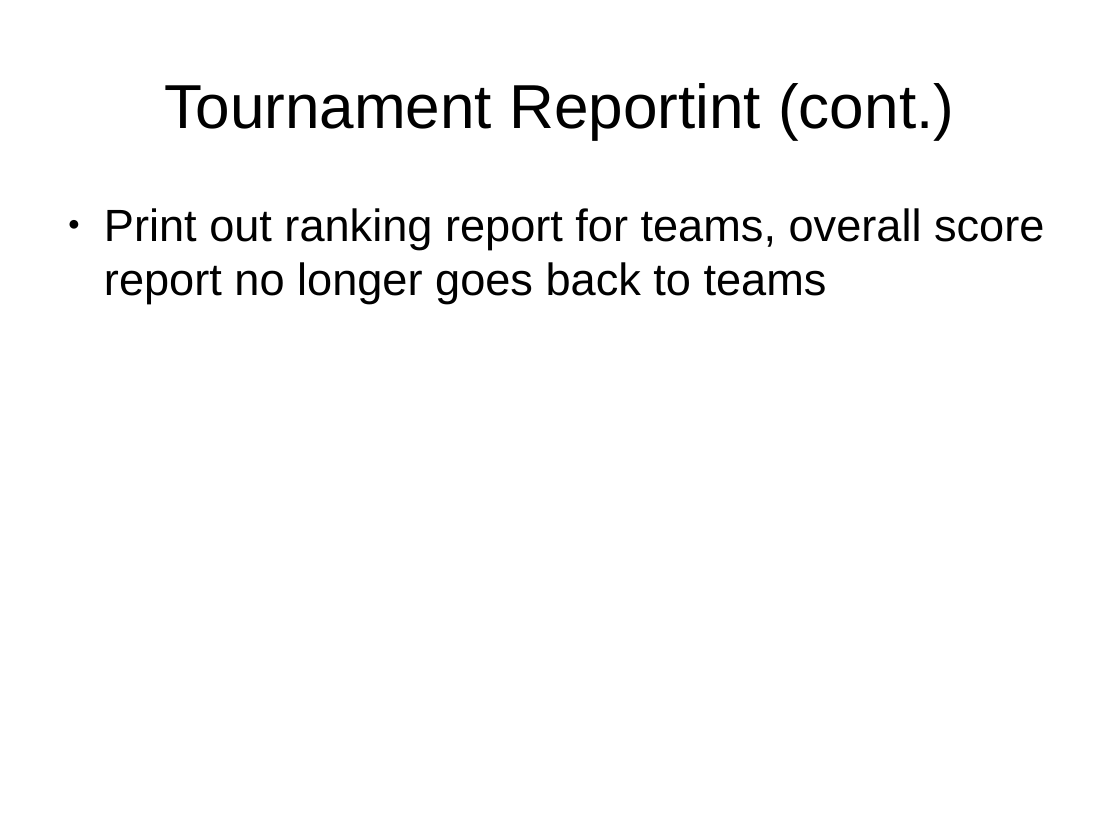
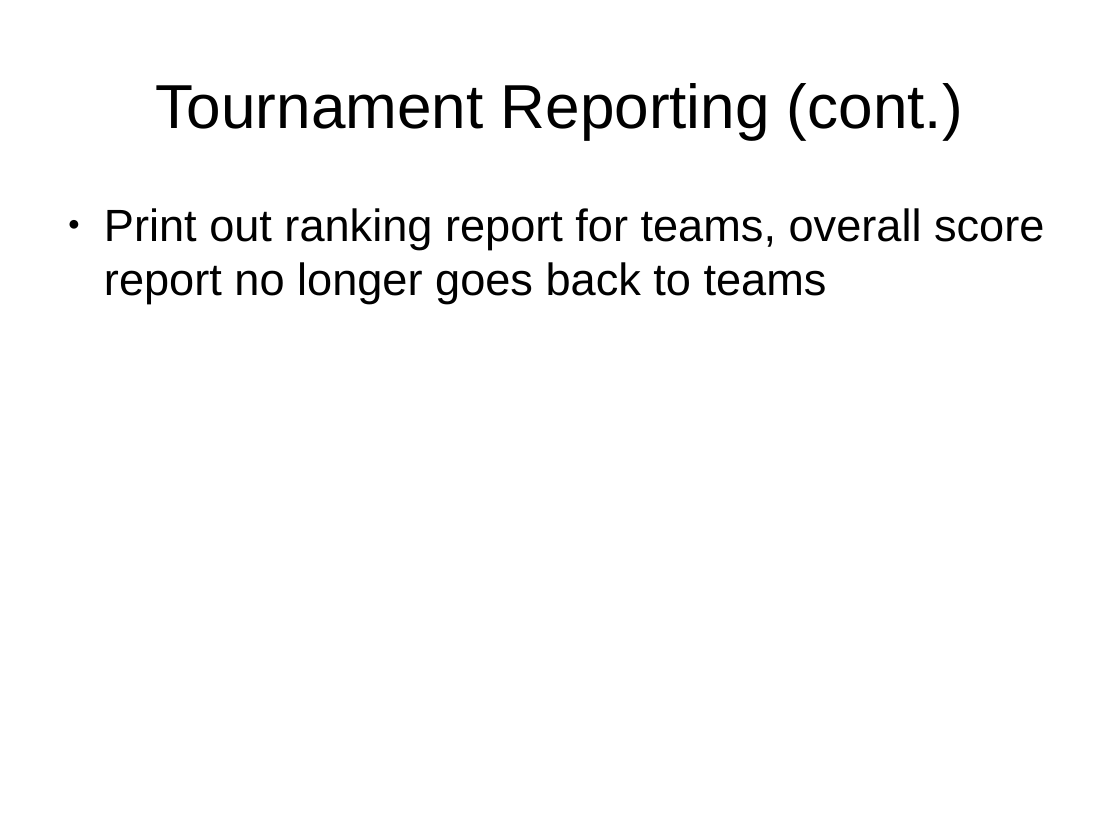
Before and after one commit to jpschewe/fll-sw, a slide deck: slide 13 of training/computer-training.odp. Drawn at 1120x840 pixels with LibreOffice and Linux fonts; fonts in the diff are those of the drawing. Boxes give left, top, right and bottom in pixels: in the first picture for what was removed or moved away, otherwise in the second. Text is boxed around its words. In the diff, an @@ line names an element or a change of style, - is before the commit and + after.

Commit message:
fixed typo

```diff
--- a/training/computer-training.odp
+++ b/training/computer-training.odp
@@ title at (156, 83, 963, 139): text changed @@
-Tournament Reportint (cont.)
+Tournament Reporting (cont.)
```
Also in this commit, not shown: 2 other slides changed.
